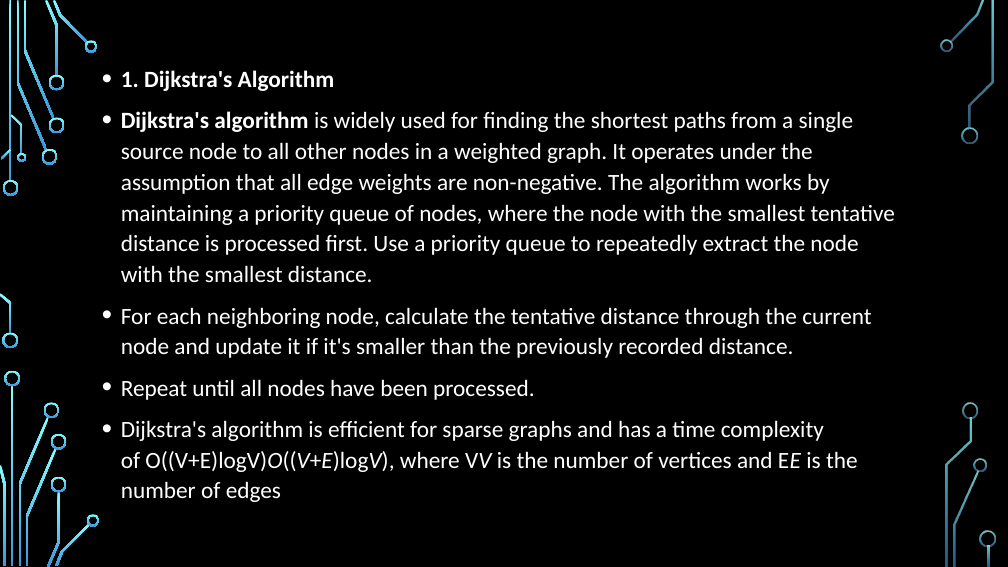
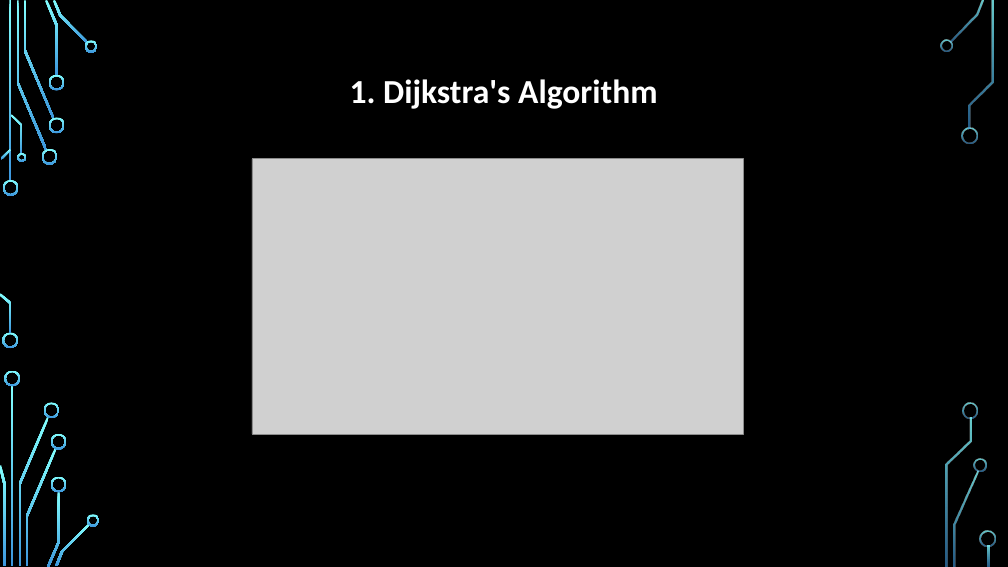
Before and after one commit to thanhye/ASM1, a slide deck: slide 13 of BH01702_TranVanThanh_SE07102.pptx (slide 12 before the commit). Drawn at 1008x567 pixels with LibreOffice and Linux fonts; fonts in the diff are those of the drawing; grey boxes stand for pictures; background and template pictures are left out. Boxes give left, top, right and bottom in pixels: in the first picture for what was removed or moved away, otherwise in the second. Text is boxed around its words. In the diff, an @@ line names an element or a change of style, - is before the commit and + after.

```diff
--- a/BH01702_TranVanThanh_SE07102.pptx
+++ b/BH01702_TranVanThanh_SE07102.pptx
@@ text "1. Dijkstra's Algorithm" at [350,79,657,109]: size 22.2 to 32 pt; alignment left to centre; bullet • to none; line spacing 1.1 to 1.2 @@
@@ text at [121,111,896,472]: paragraphs removed @@
-• Dijkstra's algorithm is widely used for finding the shortest paths from a single source node to all other nodes in a weighted graph. It operates under the assumption that all edge weights are non-negative. The algorithm works by maintaining a priority queue of nodes, where the node with the smallest tentative distance is processed first. Use a priority queue to repeatedly extract the node with the smallest distance.
-• For each neighboring node, calculate the tentative distance through the current node and update it if it's smaller than the previously recorded distance.
-• Repeat until all nodes have been processed.
-• Dijkstra's algorithm is efficient for sparse graphs and has a time complexity of O((V+E)logV)O((V+E)logV), where VV is the number of vertices and EE is the number of edges
@@ picture added at [252,159,743,434] @@
```
Also in this commit, not shown: 6 other slides changed, 4 slides added, 1 slide removed.
